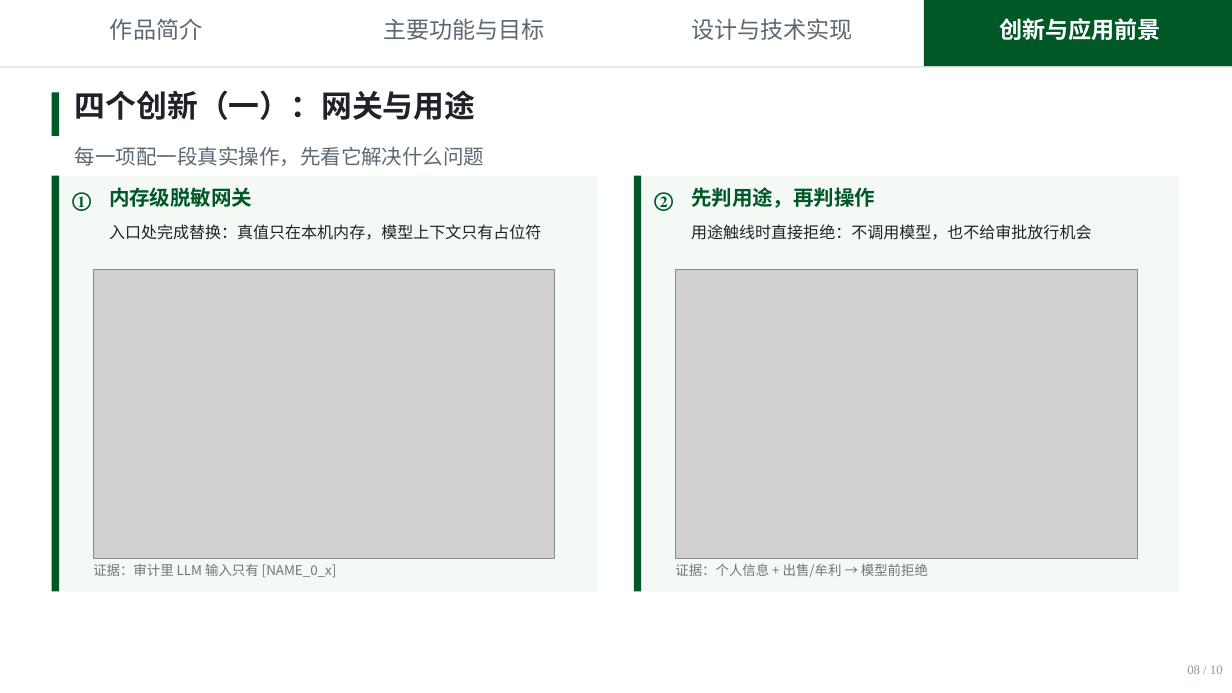
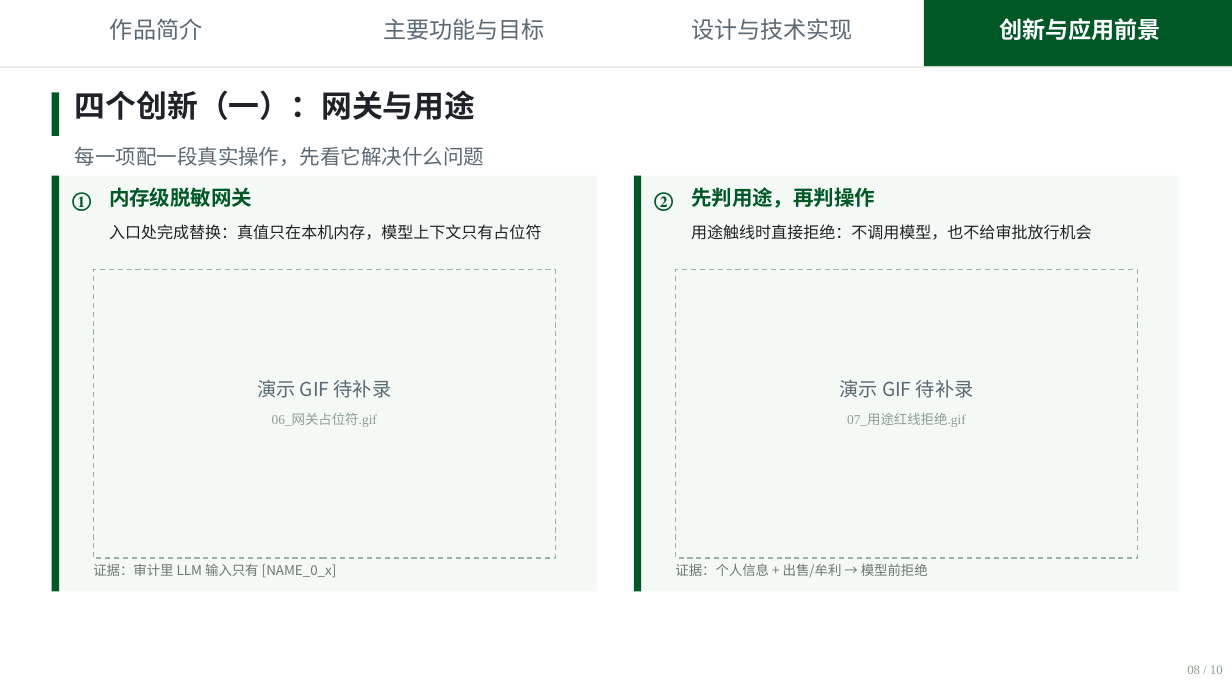
Before and after one commit to Andysun06/yindun-agent, a slide deck: slide 8 of 隐盾安全智能体汇报.pptx. Drawn at 1232x693 pixels with LibreOffice and Linux fonts; fonts in the diff are those of the drawing; grey boxes stand for pictures. Boxes give left, top, right and bottom in pixels: in the first picture for what was removed or moved away, otherwise in the second. Text is boxed around its words. In the diff, an @@ line names an element or a change of style, - is before the commit and + after.

Commit message:
正式答辩PPT：创新页缺GIF处改为虚线占位；讲稿同步10页与创新拆分；laya文案收口

```diff
--- a/隐盾安全智能体汇报.pptx
+++ b/隐盾安全智能体汇报.pptx
@@ picture removed at (93,270,555,558) @@
@@ rectangle added at (93,270,555,558), fill #F5F9F5, outline #9AB3A3 1 pt dashed @@
@@ picture removed at (676,270,1137,558) @@
@@ rectangle added at (676,270,1138,558), fill #F5F9F5, outline #9AB3A3 1 pt dashed @@
@@ text added at (257,380,392,398), 15 pt, text #5B6975 @@
+演示 GIF 待补录
@@ text added at (839,380,974,398), 15 pt, text #5B6975 @@
+演示 GIF 待补录
@@ text added at (272,414,377,427), 10.5 pt, text #8CA091 @@
+06_网关占位符.gif
@@ text added at (847,414,966,427), 10.5 pt, text #8CA091 @@
+07_用途红线拒绝.gif
```
Also in this commit, not shown: 1 other slide changed, 5 other files.
